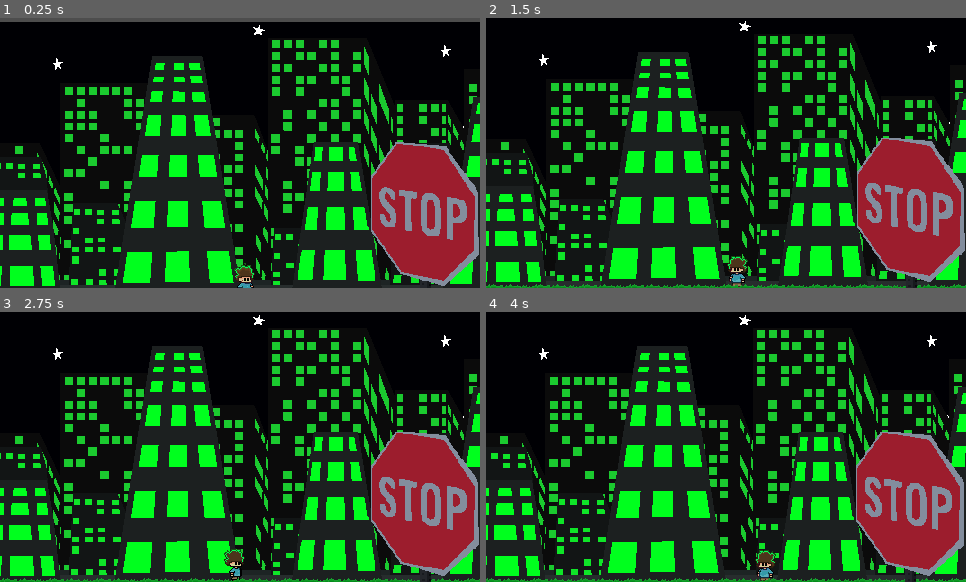
Above: before the commit, frames 1-4 (two rows, left to right).
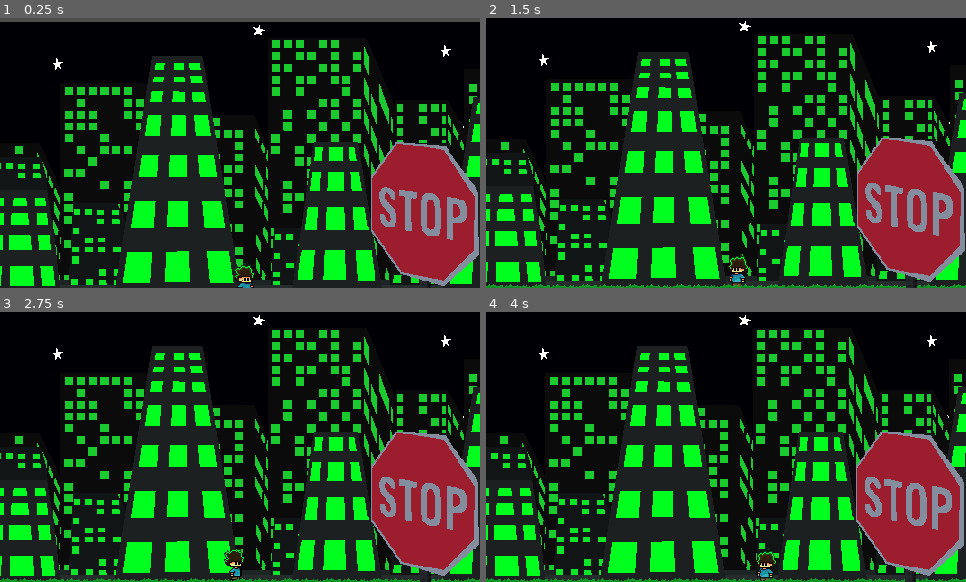
Above: after the commit, the same moments.

Repository: StudioXPEtudiant/25-26.M.S2.IDK
Game: Godot game, scene res://Asset/Map1/MAP1.tscn
The game is run twice, just before and just after one commit, with the same random seed, the same clock (stepped at 60 frames per second) and the same inputs.
Inputs:
- Up to frame 1 (0.25 s): no input
- Up to frame 2 (1.5 s): hold D (Droite) 0.53-1.28 s; hold Ctrl (Control) 0.53-1.28 s; tap Space (Jump) at 0.77 s; hold A (Gauche) from 1.28 s (still down); tap Shift (Shift) at 1.35 s
- Up to frame 3 (2.75 s): tap Space (Jump) at 1.52 s; release A (Gauche) at 2.03 s; hold D (Droite) from 2.03 s (still down); hold Ctrl (Control) from 2.03 s (still down)
- Up to frame 4 (4 s): release Ctrl (Control) at 2.78 s; tap Shift (Shift) at 2.85 s; tap Space (Jump) at 3.02, 3.77 s; release D (Droite) at 3.53 s; hold A (Gauche) from 3.53 s (still down); hold Ctrl (Control) from 3.53 s (still down)

The runs differ from the first frame. In frame 1, 0.2% of the frame differs, in the area x 48-53%, y 90-100%; in frame 2, 0.3%; in frame 3, 0.2%; in frame 4, 0.3%, in the area x 56-61%, y 87-100%.

Commit message:
update the sprite, little new song, and start to make Benny's shader more like the level (material)

Diff:
--- a/Asset/Map1/MAP1.tscn
+++ b/Asset/Map1/MAP1.tscn
@@ -10,7 +10,7 @@
 [ext_resource type="Texture2D" uid="uid://cfpkmvcadm37x" path="res://asset/map1Concept/imagesMap/stars.png" id="8_6r2tt"]
 [ext_resource type="PackedScene" uid="uid://b38utk70pabmt" path="res://asset/map1/object/Benny.tscn" id="9_hlsa6"]
 [ext_resource type="PackedScene" uid="uid://5mgb8blgt4t2" path="res://asset/map1/object/platform.tscn" id="10_nsurf"]
-[ext_resource type="AudioStream" uid="uid://cgbmrxvs0x6sj" path="res://asset/map1/sound/Spooky_Song.ogg" id="11_2ynjo"]
+[ext_resource type="AudioStream" uid="uid://c3cu3lpk4p51a" path="res://asset/map1/sound/Spooky normal.ogg" id="11_6bi4j"]
 
 [node name="Node2D" type="Node2D"]
 position = Vector2(0, -55)
@@ -213,15 +213,13 @@
 
 [node name="Grass1" type="AudioStreamPlayer2D" parent="."]
 position = Vector2(321, 295)
-stream = ExtResource("11_2ynjo")
+stream = ExtResource("11_6bi4j")
 volume_db = 1.0
 
 [node name="Timer_grass" type="Timer" parent="."]
 wait_time = 0.3
 
 [node name="AudioStreamPlayer" type="AudioStreamPlayer" parent="."]
-stream = ExtResource("11_2ynjo")
 autoplay = true
-parameters/looping = true
 
 [connection signal="timeout" from="Timer_grass" to="Grass1" method="play"]
--- /dev/null
+++ b/Asset/Map1/object/Benny.tres
@@ -0,0 +1,99 @@
+[gd_resource type="VisualShader" load_steps=8 format=3 uid="uid://xj2p71618ny5"]
+
+[sub_resource type="VisualShaderNodeColorParameter" id="VisualShaderNodeColorParameter_ph43s"]
+parameter_name = "ColorParameter"
+default_value_enabled = true
+default_value = Color(0.867575, 1, 0.779998, 1)
+
+[sub_resource type="VisualShaderNodeVectorOp" id="VisualShaderNodeVectorOp_cg8p7"]
+default_input_values = [0, Quaternion(0, 0, 0, 0), 1, Quaternion(0, 0, 0, 0)]
+op_type = 2
+operator = 2
+
+[sub_resource type="VisualShaderNodeInput" id="VisualShaderNodeInput_v8ggu"]
+input_name = "color"
+
+[sub_resource type="VisualShaderNodeVectorOp" id="VisualShaderNodeVectorOp_qssc3"]
+default_input_values = [0, Quaternion(0, 0, 0, 0), 1, Quaternion(0, 0, 0, 0)]
+op_type = 2
+
+[sub_resource type="VisualShaderNodeColorFunc" id="VisualShaderNodeColorFunc_2cgcx"]
+default_input_values = [0, Vector3(0.35, 0, 0)]
+
+[sub_resource type="VisualShaderNodeInput" id="VisualShaderNodeInput_m427i"]
+input_name = "color"
+
+[sub_resource type="VisualShaderNodeVectorOp" id="VisualShaderNodeVectorOp_1y1rd"]
+default_input_values = [0, Quaternion(0, 0, 0, 0), 1, Quaternion(0, 0, 0, 0)]
+op_type = 2
+operator = 2
+
+[resource]
+code = "shader_type canvas_item;
+render_mode blend_mix;
+
+uniform vec4 ColorParameter : source_color = vec4(0.867575, 1.000000, 0.779998, 1.000000);
+
+
+
+void fragment() {
+	vec3 n_out6p0;
+// ColorFunc:6
+	vec3 n_in6p0 = vec3(0.35000, 0.00000, 0.00000);
+	{
+		vec3 c = n_in6p0;
+		float max1 = max(c.r, c.g);
+		float max2 = max(max1, c.b);
+		n_out6p0 = vec3(max2, max2, max2);
+	}
+
+
+// Input:3
+	vec4 n_out3p0 = COLOR;
+
+
+// VectorOp:5
+	vec4 n_out5p0 = vec4(n_out6p0, 0.0) + n_out3p0;
+
+
+// ColorParameter:10
+	vec4 n_out10p0 = ColorParameter;
+
+
+// Input:8
+	vec4 n_out8p0 = COLOR;
+
+
+// VectorOp:9
+	vec4 n_out9p0 = n_out10p0 * n_out8p0;
+
+
+// VectorOp:11
+	vec4 n_out11p0 = n_out5p0 * n_out9p0;
+
+
+// Output:0
+	COLOR.rgb = vec3(n_out11p0.xyz);
+
+
+}
+"
+graph_offset = Vector2(-328.421, -84.7665)
+mode = 1
+flags/light_only = false
+nodes/fragment/0/position = Vector2(2220, -20)
+nodes/fragment/3/node = SubResource("VisualShaderNodeInput_v8ggu")
+nodes/fragment/3/position = Vector2(960, 40)
+nodes/fragment/5/node = SubResource("VisualShaderNodeVectorOp_qssc3")
+nodes/fragment/5/position = Vector2(1280, -80)
+nodes/fragment/6/node = SubResource("VisualShaderNodeColorFunc_2cgcx")
+nodes/fragment/6/position = Vector2(1040, -40)
+nodes/fragment/8/node = SubResource("VisualShaderNodeInput_m427i")
+nodes/fragment/8/position = Vector2(980, 440)
+nodes/fragment/9/node = SubResource("VisualShaderNodeVectorOp_1y1rd")
+nodes/fragment/9/position = Vector2(1300, 320)
+nodes/fragment/10/node = SubResource("VisualShaderNodeColorParameter_ph43s")
+nodes/fragment/10/position = Vector2(1020, 240)
+nodes/fragment/11/node = SubResource("VisualShaderNodeVectorOp_cg8p7")
+nodes/fragment/11/position = Vector2(1680, 100)
+nodes/fragment/connections = PackedInt32Array(3, 0, 5, 1, 6, 0, 5, 0, 8, 0, 9, 1, 10, 0, 9, 0, 9, 0, 11, 1, 5, 0, 11, 0, 11, 0, 0, 0)
--- a/Asset/Map1/object/Benny.tscn
+++ b/Asset/Map1/object/Benny.tscn
@@ -1,9 +1,9 @@
 [gd_scene load_steps=67 format=3 uid="uid://b38utk70pabmt"]
 
 [ext_resource type="Script" path="res://asset/everyMap/script/Benny/Movement_Script.gd" id="1_ahjtc"]
-[ext_resource type="Texture2D" uid="uid://dganpjjtw2j34" path="res://asset/map1Concept/OLDBennySprite(im crazy)/BENNY_IDLE_RIGHT.png" id="2_bpkd2"]
+[ext_resource type="Shader" uid="uid://xj2p71618ny5" path="res://asset/map1/object/Benny.tres" id="2_4uirc"]
+[ext_resource type="Texture2D" uid="uid://dmuc2oosangll" path="res://asset/map1/benny/Benny_Idle_Right.png" id="2_yenmw"]
 [ext_resource type="Texture2D" uid="uid://b33chauce15to" path="res://asset/map1Concept/OLDBennySprite(im crazy)/BENNY_LOOKIN_PLACES.png" id="3_5l0an"]
-[ext_resource type="Texture2D" uid="uid://dtc58myeeub0p" path="res://asset/map1/benny/BennyIdleRight.png" id="4_aq6m6"]
 [ext_resource type="Texture2D" uid="uid://dsxwu2188ll23" path="res://asset/map1Concept/OLDBennySprite(im crazy)/Benny_WalkV1.png" id="5_vsomy"]
 [ext_resource type="Texture2D" uid="uid://bhwanbdfq4kh0" path="res://asset/map1Concept/OLDBennySprite(im crazy)/Lil_Dude_Touch_GroundV3.png" id="6_7x17r"]
 [ext_resource type="Texture2D" uid="uid://bdcomq4md5pid" path="res://asset/map1Concept/OLDBennySprite(im crazy)/Lil_Dude_FallingV4.png" id="7_equhx"]
@@ -11,92 +11,64 @@
 [ext_resource type="Texture2D" uid="uid://elkm71dqp3ce" path="res://asset/map1Concept/OLDBennySprite(im crazy)/Lil_Dude_Jump_idk.png" id="9_6a7v6"]
 [ext_resource type="Script" path="res://asset/everyMap/script/Benny/head_detect.gd" id="10_5vtxb"]
 
-[sub_resource type="AtlasTexture" id="AtlasTexture_q4fs6"]
-atlas = ExtResource("2_bpkd2")
-region = Rect2(0, 0, 32, 33)
-
-[sub_resource type="AtlasTexture" id="AtlasTexture_nebx4"]
-atlas = ExtResource("2_bpkd2")
-region = Rect2(32, 0, 32, 33)
-
-[sub_resource type="AtlasTexture" id="AtlasTexture_jg0rt"]
-atlas = ExtResource("2_bpkd2")
-region = Rect2(64, 0, 32, 33)
-
-[sub_resource type="AtlasTexture" id="AtlasTexture_e034s"]
-atlas = ExtResource("2_bpkd2")
-region = Rect2(96, 0, 32, 33)
-
-[sub_resource type="AtlasTexture" id="AtlasTexture_tgulp"]
-atlas = ExtResource("2_bpkd2")
-region = Rect2(128, 0, 32, 33)
-
-[sub_resource type="AtlasTexture" id="AtlasTexture_de1fq"]
-atlas = ExtResource("2_bpkd2")
-region = Rect2(160, 0, 32, 33)
-
-[sub_resource type="AtlasTexture" id="AtlasTexture_iaugx"]
-atlas = ExtResource("2_bpkd2")
-region = Rect2(192, 0, 32, 33)
-
-[sub_resource type="AtlasTexture" id="AtlasTexture_6cuwl"]
-atlas = ExtResource("2_bpkd2")
-region = Rect2(224, 0, 32, 33)
-
-[sub_resource type="AtlasTexture" id="AtlasTexture_rae53"]
-atlas = ExtResource("2_bpkd2")
-region = Rect2(256, 0, 32, 33)
-
-[sub_resource type="AtlasTexture" id="AtlasTexture_q13dy"]
-atlas = ExtResource("2_bpkd2")
-region = Rect2(288, 0, 32, 33)
-
-[sub_resource type="AtlasTexture" id="AtlasTexture_y5c0x"]
-atlas = ExtResource("2_bpkd2")
-region = Rect2(320, 0, 32, 33)
-
-[sub_resource type="AtlasTexture" id="AtlasTexture_fyecd"]
-atlas = ExtResource("2_bpkd2")
-region = Rect2(352, 0, 32, 33)
-
-[sub_resource type="AtlasTexture" id="AtlasTexture_pncs8"]
-atlas = ExtResource("2_bpkd2")
-region = Rect2(384, 0, 32, 33)
-
-[sub_resource type="AtlasTexture" id="AtlasTexture_6rcom"]
-atlas = ExtResource("2_bpkd2")
-region = Rect2(416, 0, 32, 33)
-
-[sub_resource type="AtlasTexture" id="AtlasTexture_y73kf"]
-atlas = ExtResource("2_bpkd2")
-region = Rect2(448, 0, 32, 33)
-
-[sub_resource type="AtlasTexture" id="AtlasTexture_2d50v"]
-atlas = ExtResource("4_aq6m6")
+[sub_resource type="ShaderMaterial" id="ShaderMaterial_v1a0y"]
+shader = ExtResource("2_4uirc")
+shader_parameter/ColorParameter = Color(0.901961, 0.988235, 0.952941, 1)
+
+[sub_resource type="AtlasTexture" id="AtlasTexture_ocmng"]
+atlas = ExtResource("2_yenmw")
+region = Rect2(0, 34, 34, 34)
+
+[sub_resource type="AtlasTexture" id="AtlasTexture_ubq40"]
+atlas = ExtResource("2_yenmw")
+region = Rect2(34, 34, 34, 34)
+
+[sub_resource type="AtlasTexture" id="AtlasTexture_y2fbv"]
+atlas = ExtResource("2_yenmw")
+region = Rect2(68, 34, 34, 34)
+
+[sub_resource type="AtlasTexture" id="AtlasTexture_87gp5"]
+atlas = ExtResource("2_yenmw")
+region = Rect2(102, 34, 34, 34)
+
+[sub_resource type="AtlasTexture" id="AtlasTexture_dyj7r"]
+atlas = ExtResource("2_yenmw")
+region = Rect2(136, 34, 34, 34)
+
+[sub_resource type="AtlasTexture" id="AtlasTexture_vqxri"]
+atlas = ExtResource("2_yenmw")
+region = Rect2(170, 34, 34, 34)
+
+[sub_resource type="AtlasTexture" id="AtlasTexture_u0m5h"]
+atlas = ExtResource("2_yenmw")
+region = Rect2(204, 34, 34, 34)
+
+[sub_resource type="AtlasTexture" id="AtlasTexture_hrttv"]
+atlas = ExtResource("2_yenmw")
 region = Rect2(0, 0, 34, 34)
 
-[sub_resource type="AtlasTexture" id="AtlasTexture_xxp61"]
-atlas = ExtResource("4_aq6m6")
+[sub_resource type="AtlasTexture" id="AtlasTexture_hkqft"]
+atlas = ExtResource("2_yenmw")
 region = Rect2(34, 0, 34, 34)
 
-[sub_resource type="AtlasTexture" id="AtlasTexture_matlk"]
-atlas = ExtResource("4_aq6m6")
+[sub_resource type="AtlasTexture" id="AtlasTexture_367rd"]
+atlas = ExtResource("2_yenmw")
 region = Rect2(68, 0, 34, 34)
 
-[sub_resource type="AtlasTexture" id="AtlasTexture_c713n"]
-atlas = ExtResource("4_aq6m6")
+[sub_resource type="AtlasTexture" id="AtlasTexture_lpdtt"]
+atlas = ExtResource("2_yenmw")
 region = Rect2(102, 0, 34, 34)
 
-[sub_resource type="AtlasTexture" id="AtlasTexture_r5p2c"]
-atlas = ExtResource("4_aq6m6")
+[sub_resource type="AtlasTexture" id="AtlasTexture_b6pov"]
+atlas = ExtResource("2_yenmw")
 region = Rect2(136, 0, 34, 34)
 
-[sub_resource type="AtlasTexture" id="AtlasTexture_t58cf"]
-atlas = ExtResource("4_aq6m6")
+[sub_resource type="AtlasTexture" id="AtlasTexture_pw2h6"]
+atlas = ExtResource("2_yenmw")
 region = Rect2(170, 0, 34, 34)
 
-[sub_resource type="AtlasTexture" id="AtlasTexture_c4fnt"]
-atlas = ExtResource("4_aq6m6")
+[sub_resource type="AtlasTexture" id="AtlasTexture_jrevf"]
+atlas = ExtResource("2_yenmw")
 region = Rect2(204, 0, 34, 34)
 
 [sub_resource type="AtlasTexture" id="AtlasTexture_h4gmx"]
@@ -146,6 +118,34 @@
 [sub_resource type="AtlasTexture" id="AtlasTexture_rrqiw"]
 atlas = ExtResource("5_vsomy")
 region = Rect2(352, 0, 32, 32)
+
+[sub_resource type="AtlasTexture" id="AtlasTexture_t2h5w"]
+atlas = ExtResource("2_yenmw")
+region = Rect2(0, 34, 34, 34)
+
+[sub_resource type="AtlasTexture" id="AtlasTexture_0x818"]
+atlas = ExtResource("2_yenmw")
+region = Rect2(34, 34, 34, 34)
+
+[sub_resource type="AtlasTexture" id="AtlasTexture_2rjal"]
+atlas = ExtResource("2_yenmw")
+region = Rect2(68, 34, 34, 34)
+
+[sub_resource type="AtlasTexture" id="AtlasTexture_37wqw"]
+atlas = ExtResource("2_yenmw")
+region = Rect2(102, 34, 34, 34)
+
+[sub_resource type="AtlasTexture" id="AtlasTexture_wo0wx"]
+atlas = ExtResource("2_yenmw")
+region = Rect2(136, 34, 34, 34)
+
+[sub_resource type="AtlasTexture" id="AtlasTexture_sv0ww"]
+atlas = ExtResource("2_yenmw")
+region = Rect2(170, 34, 34, 34)
+
+[sub_resource type="AtlasTexture" id="AtlasTexture_bex5l"]
+atlas = ExtResource("2_yenmw")
+region = Rect2(204, 34, 34, 34)
 
 [sub_resource type="AtlasTexture" id="AtlasTexture_3q630"]
 atlas = ExtResource("6_7x17r")
@@ -231,49 +231,25 @@
 animations = [{
 "frames": [{
 "duration": 1.0,
-"texture": SubResource("AtlasTexture_q4fs6")
-}, {
-"duration": 1.0,
-"texture": SubResource("AtlasTexture_nebx4")
-}, {
-"duration": 1.0,
-"texture": SubResource("AtlasTexture_jg0rt")
-}, {
-"duration": 1.0,
-"texture": SubResource("AtlasTexture_e034s")
-}, {
-"duration": 1.0,
-"texture": SubResource("AtlasTexture_tgulp")
-}, {
-"duration": 1.0,
-"texture": SubResource("AtlasTexture_de1fq")
-}, {
-"duration": 1.0,
-"texture": SubResource("AtlasTexture_iaugx")
-}, {
-"duration": 1.0,
-"texture": SubResource("AtlasTexture_6cuwl")
-}, {
-"duration": 1.0,
-"texture": SubResource("AtlasTexture_rae53")
-}, {
-"duration": 1.0,
-"texture": SubResource("AtlasTexture_q13dy")
-}, {
-"duration": 1.0,
-"texture": SubResource("AtlasTexture_y5c0x")
-}, {
-"duration": 1.0,
-"texture": SubResource("AtlasTexture_fyecd")
-}, {
-"duration": 1.0,
-"texture": SubResource("AtlasTexture_pncs8")
-}, {
-"duration": 1.0,
-"texture": SubResource("AtlasTexture_6rcom")
-}, {
-"duration": 1.0,
-"texture": SubResource("AtlasTexture_y73kf")
+"texture": SubResource("AtlasTexture_ocmng")
+}, {
+"duration": 1.0,
+"texture": SubResource("AtlasTexture_ubq40")
+}, {
+"duration": 1.0,
+"texture": SubResource("AtlasTexture_y2fbv")
+}, {
+"duration": 1.0,
+"texture": SubResource("AtlasTexture_87gp5")
+}, {
+"duration": 1.0,
+"texture": SubResource("AtlasTexture_dyj7r")
+}, {
+"duration": 1.0,
+"texture": SubResource("AtlasTexture_vqxri")
+}, {
+"duration": 1.0,
+"texture": SubResource("AtlasTexture_u0m5h")
 }],
 "loop": true,
 "name": &"Idle_Left",
@@ -605,49 +581,25 @@
 }, {
 "frames": [{
 "duration": 1.0,
-"texture": SubResource("AtlasTexture_q4fs6")
-}, {
-"duration": 1.0,
-"texture": SubResource("AtlasTexture_nebx4")
-}, {
-"duration": 1.0,
-"texture": SubResource("AtlasTexture_jg0rt")
-}, {
-"duration": 1.0,
-"texture": SubResource("AtlasTexture_e034s")
-}, {
-"duration": 1.0,
-"texture": SubResource("AtlasTexture_tgulp")
-}, {
-"duration": 1.0,
-"texture": SubResource("AtlasTexture_de1fq")
-}, {
-"duration": 1.0,
-"texture": SubResource("AtlasTexture_iaugx")
-}, {
-"duration": 1.0,
-"texture": SubResource("AtlasTexture_6cuwl")
-}, {
-"duration": 1.0,
-"texture": SubResource("AtlasTexture_rae53")
-}, {
-"duration": 1.0,
-"texture": SubResource("AtlasTexture_q13dy")
-}, {
-"duration": 1.0,
-"texture": SubResource("AtlasTexture_y5c0x")
-}, {
-"duration": 1.0,
-"texture": SubResource("AtlasTexture_fyecd")
-}, {
-"duration": 1.0,
-"texture": SubResource("AtlasTexture_pncs8")
-}, {
-"duration": 1.0,
-"texture": SubResource("AtlasTexture_6rcom")
-}, {
-"duration": 1.0,
-"texture": SubResource("AtlasTexture_y73kf")
+"texture": SubResource("AtlasTexture_t2h5w")
+}, {
+"duration": 1.0,
+"texture": SubResource("AtlasTexture_0x818")
+}, {
+"duration": 1.0,
+"texture": SubResource("AtlasTexture_2rjal")
+}, {
+"duration": 1.0,
+"texture": SubResource("AtlasTexture_37wqw")
+}, {
+"duration": 1.0,
+"texture": SubResource("AtlasTexture_wo0wx")
+}, {
+"duration": 1.0,
+"texture": SubResource("AtlasTexture_sv0ww")
+}, {
+"duration": 1.0,
+"texture": SubResource("AtlasTexture_bex5l")
 }],
 "loop": true,
 "name": &"WalkLeft",
@@ -1064,11 +1016,13 @@
 [node name="AnimatedSprite2D" type="AnimatedSprite2D" parent="."]
 self_modulate = Color(0.941946, 0.992877, 0.919066, 1)
 texture_filter = 1
+material = SubResource("ShaderMaterial_v1a0y")
 position = Vector2(0, -3.7)
 scale = Vector2(1, 1.01515)
 sprite_frames = SubResource("SpriteFrames_i1e8k")
 animation = &"Idle_Right"
 autoplay = "Idle_Right"
+frame_progress = 0.811437
 
 [node name="Camera2D" type="Camera2D" parent="."]
 visible = false
Binary file added: Asset/Map1/benny/Benny_Idle_Right.png
Not shown, added: Asset/Map1/benny/Benny_Idle_Right.png.import
Not shown: 1 places in Asset/Map1/object/Benny.tscn that only renumber resources
Not shown, added: Asset/Map1/sound/Spooky normal.ogg.import
Not shown, changed: Asset/Map1/sound/Spooky_Song.ogg.import
Not shown, added: Asset/Map1/sound/Spooky normal.ogg
